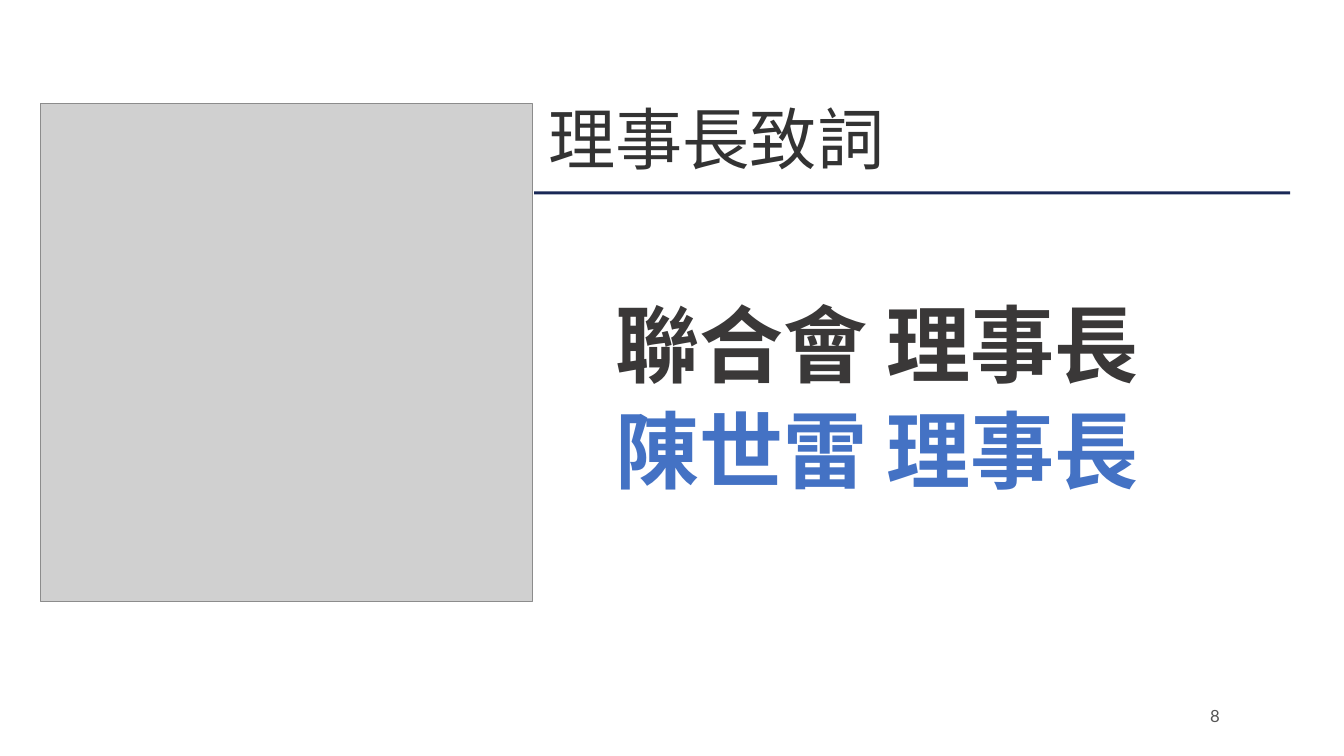
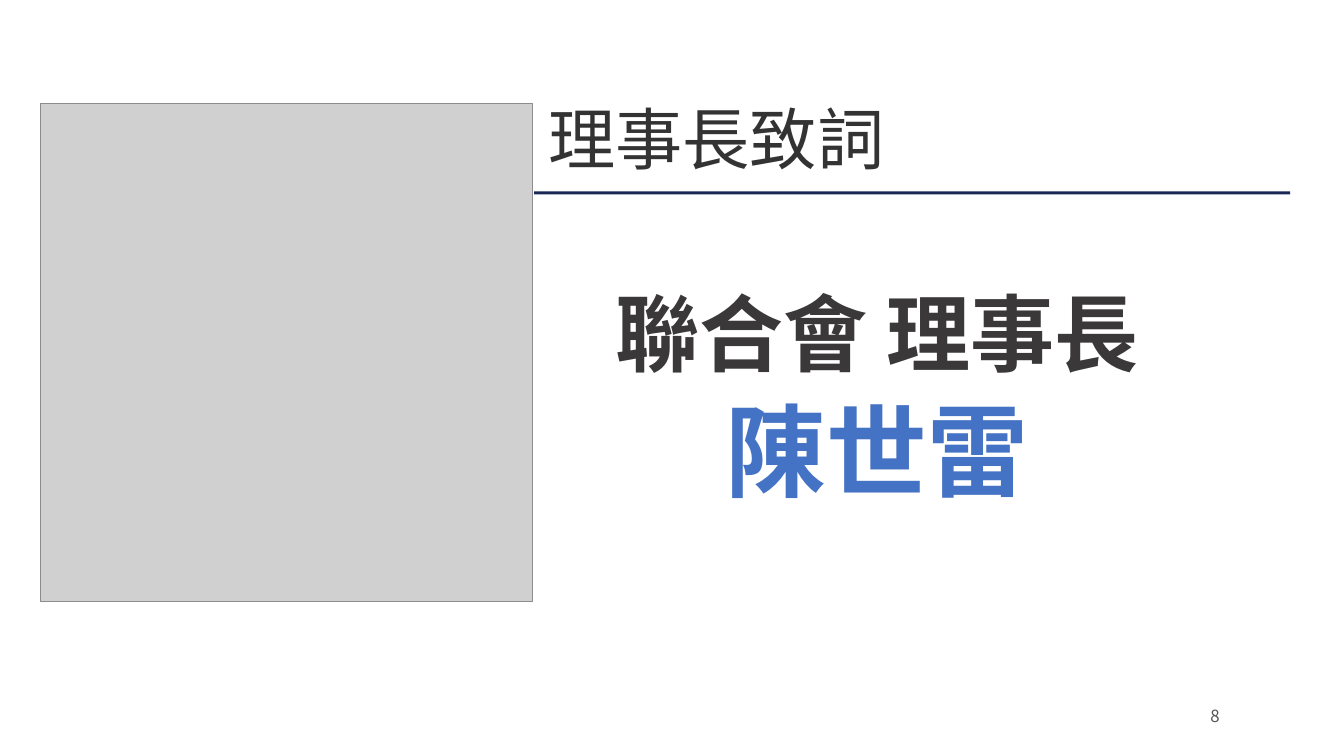
Before and after one commit to Ericliang680928/IAA, a slide deck: slide 8 of 20261204/agm/IAA會員大會簡報_20261204.pptx. Drawn at 1344x756 pixels with LibreOffice and Linux fonts; fonts in the diff are those of the drawing; grey boxes stand for pictures; background and template pictures are left out. Boxes give left, top, right and bottom in pixels: in the first picture for what was removed or moved away, otherwise in the second. Text is boxed around its words. In the diff, an @@ line names an element or a change of style, - is before the commit and + after.

```diff
--- a/20261204/agm/IAA會員大會簡報_20261204.pptx
+++ b/20261204/agm/IAA會員大會簡報_20261204.pptx
@@ text at (615,293,1138,373): font Lato to Noto Sans CJK SC in "聯合會 理事長" @@
@@ text at (726,403,1028,498): text changed; size 60 to 72 pt; font Lato to Noto Sans CJK SC @@
-陳世雷 理事長
+陳世雷
```
Also in this commit, not shown: 36 other slides changed, 3 other files.
